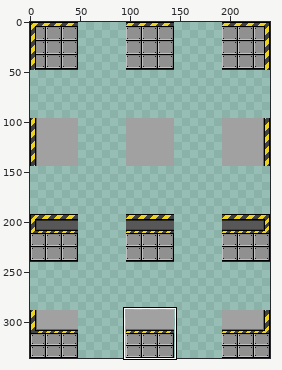
Two versions of one sprite sheet, Smaug4/Assets/_Game/Arts/Tilesets/tileset_espaco.png. The first picture is a wide view before the edit; the outline marks the close-up.
Close-up. Before:
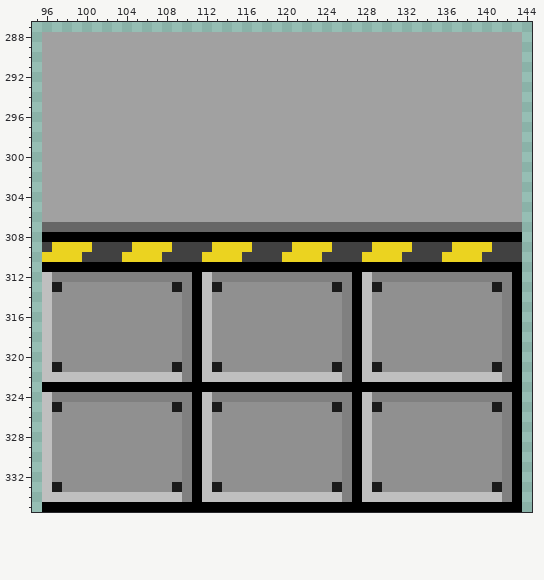
The file is 240x336 pixels. Colours within 5 levels of each other are drawn and written as one. Shown: x 95..144, y 287..335. The commit also changed other parts of the picture, which this record leaves out.
The result:
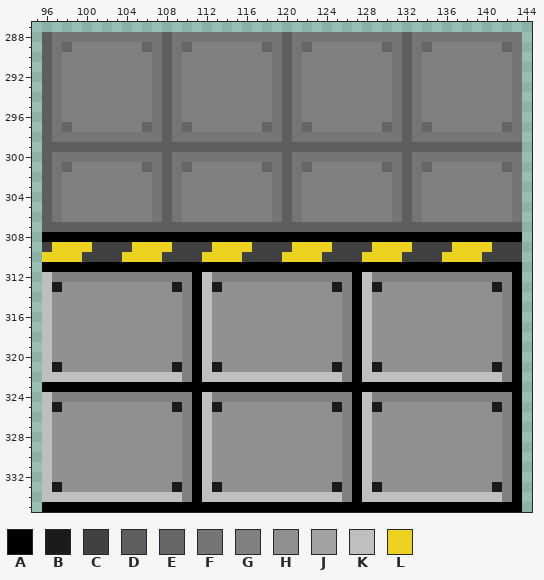
Palette (. is transparent): A #000000  B #1b1b1b  C #414141  D #5e5e5e  E #666666  F #757575  G #808080  H #909090  J #a1a1a1  K #bfbfbf  L #ebd320
Difference:
The author changed colour E to colour D in row 307 at x 96 to 143.
The author changed colour J to colour D in rows 288 to 298 at x 96, 108, 120 and 132; in row 299 at x 96 to 143; in rows 300 to 306 at x 96, 108, 120 and 132.
The author changed colour J to colour E in row 289 at x 98, 106, 110, 118, 122, 130, 134 and 142; in row 297 at x 98, 106, 110, 118, 122, 130, 134 and 142; in row 301 at x 98, 106, 110, 118, 122, 130, 134 and 142.
The author changed colour J to colour F in row 288 at x 97 to 107, 109 to 119, 121 to 131 and 133 to 143; in rows 289 to 297 at x 97, 107, 109, 119, 121, 131, 133 and 143; in row 298 at x 97 to 107, 109 to 119, 121 to 131 and 133 to 143; in row 300 at x 97 to 107, 109 to 119, 121 to 131 and 133 to 143; in rows 301 to 306 at x 97, 107, 109, 119, 121, 131, 133 and 143.
The author changed colour J to colour G in row 289 at x 99 to 105, 111 to 117, 123 to 129 and 135 to 141; in rows 290 to 296 at x 98 to 106, 110 to 118, 122 to 130 and 134 to 142; in row 297 at x 99 to 105, 111 to 117, 123 to 129 and 135 to 141; in row 301 at x 99 to 105, 111 to 117, 123 to 129 and 135 to 141; in rows 302 to 306 at x 98 to 106, 110 to 118, 122 to 130 and 134 to 142.
Pixel boxes of the changes (left, top, right, bottom) in both close-ups:
changed: (42, 32, 522, 232)
